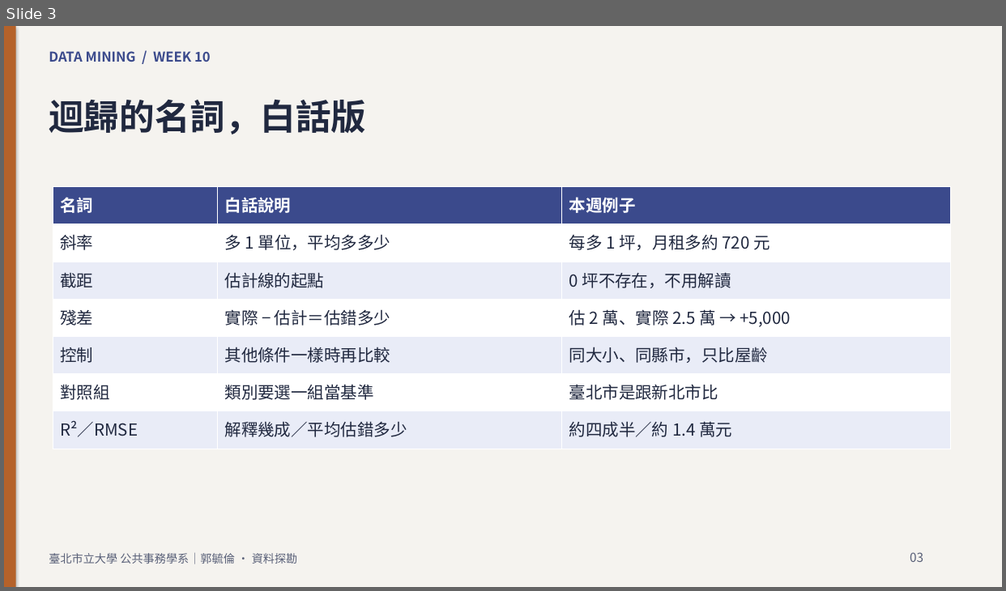
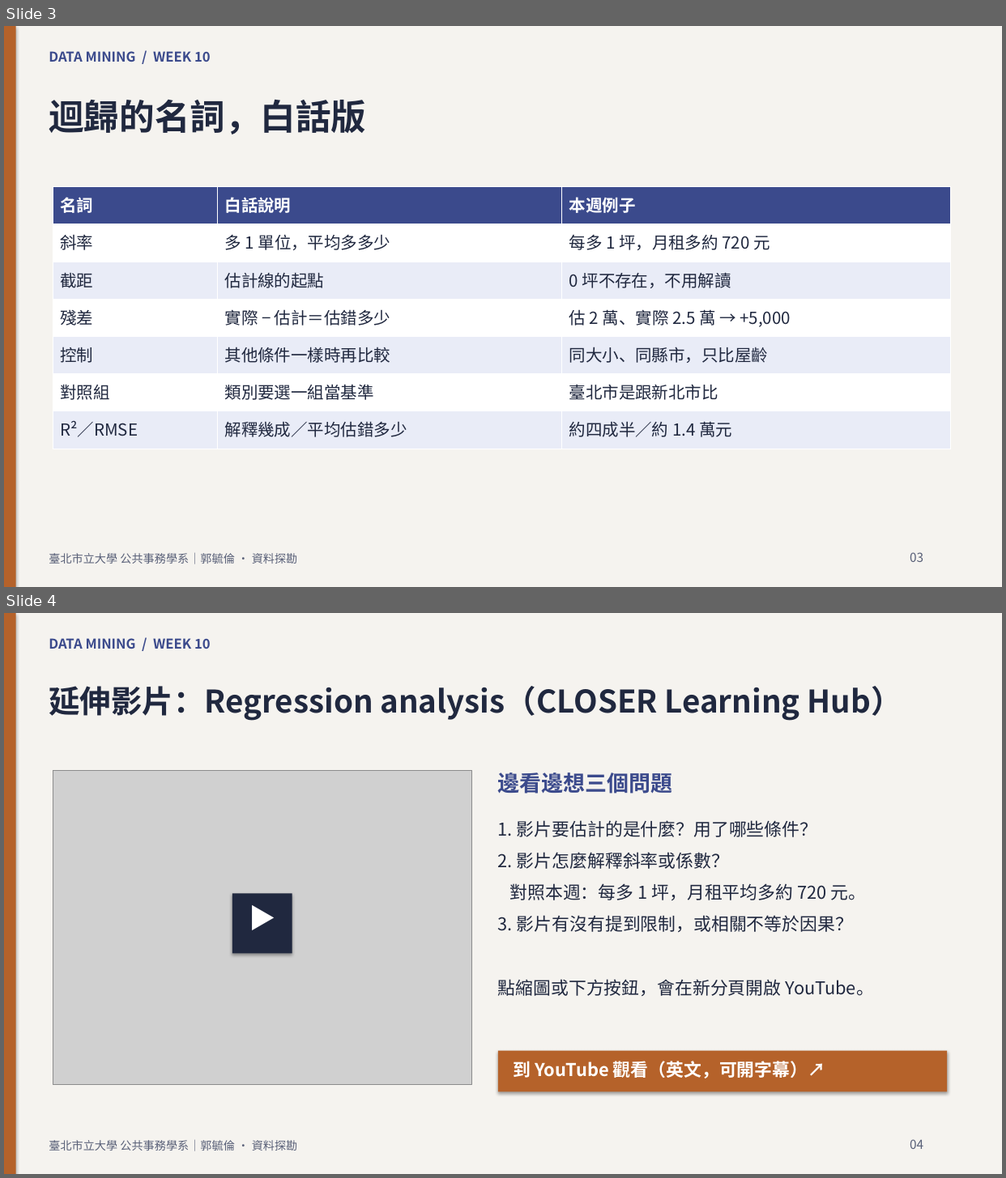
Before and after one commit to knut921/datamining-course, a slide deck: assets/slides/week10.pptx. Shown one above the other, each under a label of ours: slide 3 before the commit, slides 3 and 4 after it. The pictures are 1006x591 and 1006x1178 pixels, drawn with LibreOffice and Linux fonts; fonts in the diff are those of the drawing; grey boxes stand for pictures. Boxes give left, top, right and bottom in pixels: in the first picture for what was removed or moved away, otherwise in the second. Text is boxed around its words. In the diff, an @@ line names an element or a change of style, - is before the commit and + after.

```diff
--- a/assets/slides/week10.pptx
+++ b/assets/slides/week10.pptx
@@ slide 4 added at (x1=4, y1=613, x2=1002, y2=1174), background #F5F3EF @@
@@ rectangle added at (x1=4, y1=613, x2=16, y2=1174), fill #B5622A @@
@@ text added at (x1=49, y1=638, x2=211, y2=649), 13 pt, text #3B4A8C, bold @@
+DATA MINING / WEEK 10
@@ text added at (x1=49, y1=686, x2=901, y2=721), 30 pt, text #20283F, bold @@
+延伸影片：Regression analysis（CLOSER Learning Hub）
@@ picture added at (x1=53, y1=770, x2=472, y2=1084) @@
@@ text added at (x1=498, y1=773, x2=673, y2=794), 21 pt, text #3B4A8C, bold @@
+邊看邊想三個問題
@@ text added at (x1=498, y1=820, x2=874, y2=996), 17 pt, text #20283F @@
+1. 影片要估計的是什麼？用了哪些條件？
+2. 影片怎麼解釋斜率或係數？
+對照本週：每多 1 坪，月租平均多約 720 元。
+3. 影片有沒有提到限制，或相關不等於因果？
+點縮圖或下方按鈕，會在新分頁開啟 YouTube。
@@ rectangle added at (x1=232, y1=894, x2=292, y2=954), fill #20283F @@
@@ text added at (x1=249, y1=902, x2=286, y2=939), 26 pt, text #FFFFFF, bold @@
+▶
@@ rectangle added at (x1=498, y1=1051, x2=948, y2=1093), fill #B5622A @@
@@ text added at (x1=513, y1=1061, x2=825, y2=1079), 17 pt, text #FFFFFF, bold @@
+到 YouTube 觀看（英文，可開字幕）↗
@@ text added at (x1=49, y1=1140, x2=298, y2=1152), 11 pt, text #596078 @@
+臺北市立大學 公共事務學系｜郭毓倫 · 資料探勘
@@ text added at (x1=910, y1=1139, x2=923, y2=1149), 12 pt, text #596078 @@
+04
```
Also in this commit, not shown: 16 slides changed, 25 other files.
